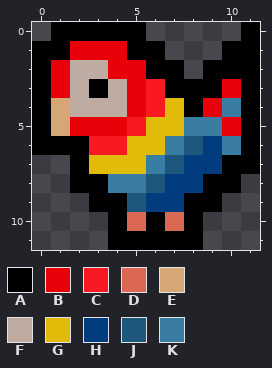
Two versions of one pixel-art sprite, symbols/macaw.png. Above: the version before the commit.
The file is 12x12 pixels.
Palette (. is transparent): A #000000  B #e9010a  C #f91922  D #db6853  E #d5a776  F #beaba1  G #e1bb09  H #003c7e  J #1d577c  K #397da3
After the commit:
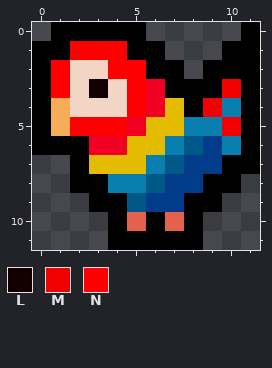
Colours new in this view: L #120000  M #f00000  N #ff0000
The edit:
@@ palette @@
-C #f91922
+C #f10024
-D #db6853
+D #e4614b
-E #d5a776
+E #f7ac58
-F #beaba1
+F #f3d5c6
-G #e1bb09
+G #e3bb00
-H #003c7e
+H #003c8a
-J #1d577c
+J #005888
-K #397da3
+K #097faf
@@ x 0..11 @@
  0 .AAAAA.....A
- 1 AABBBAA...AA
- 2 ABFFBBAA.AAA
- 3 ABFAFBCAAABA
- 4 AEFFFBCGABKA
- 5 AEBBBCGGKKBA
+ 1 AANNNAA...AA
+ 2 ANFFNNAA.AAA
+ 3 ANFLFNCAAAMA
+ 4 AEFFFNCGAMKA
+ 5 AENNNCGGKKMA
  6 AAACCGGKJHKA
Changed places in both pictures, as pixel boxes (x1, y1, x2, y2):
changed: (51, 41, 241, 231)
